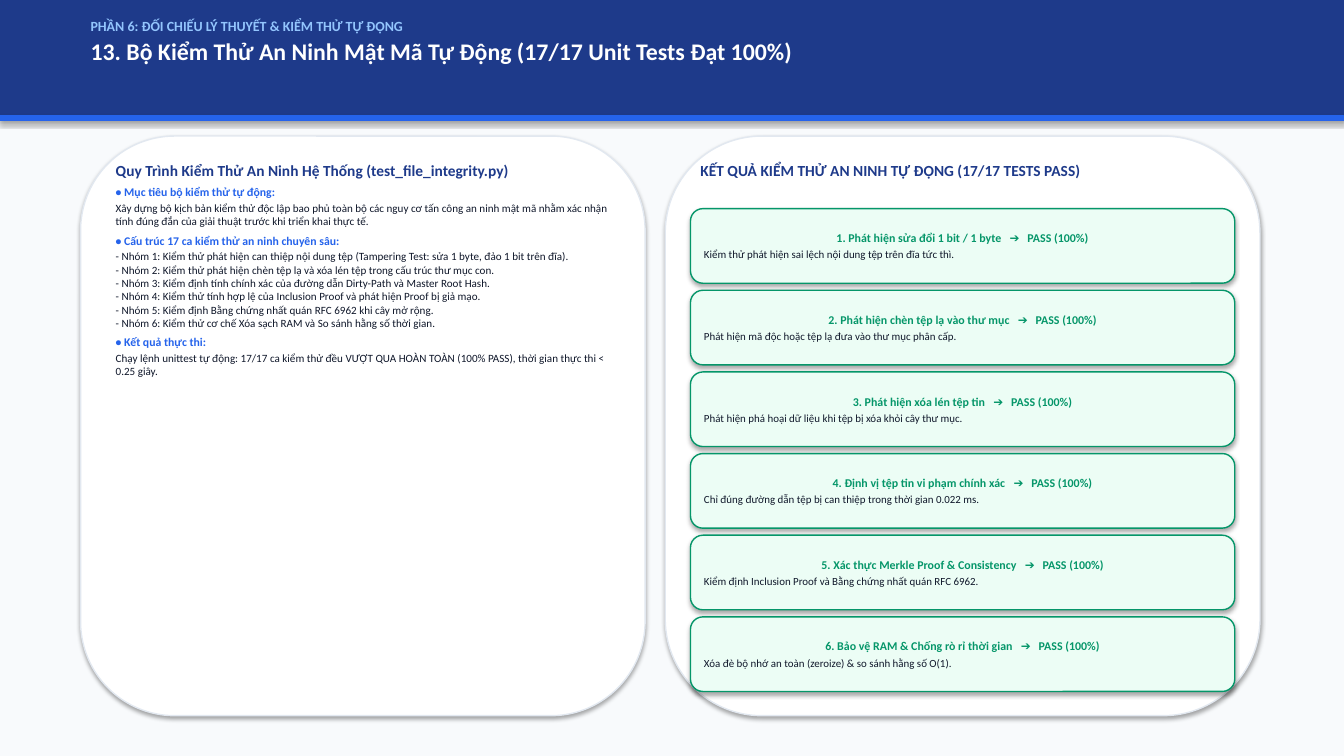
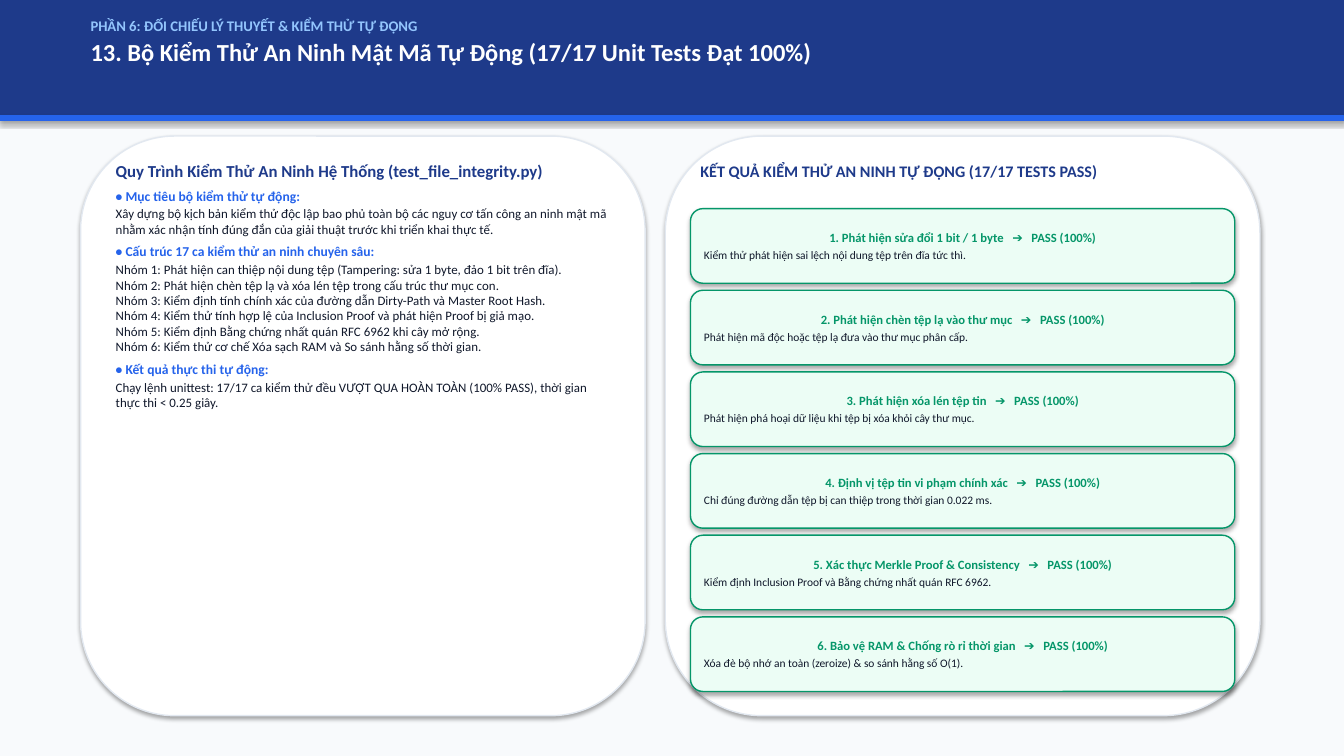
Before and after one commit to kietvo5924/ATBMHTTT_DT005_FileIntegrity, a slide deck: slide 14 of docs/Bao_Cao_Giua_Ky_DT05.pptx. Drawn at 1344x756 pixels with LibreOffice and Linux fonts; fonts in the diff are those of the drawing. Boxes give left, top, right and bottom in pixels: in the first picture for what was removed or moved away, otherwise in the second. Text is boxed around its words. In the diff, an @@ line names an element or a change of style, - is before the commit and + after.

Commit message:
style(slides,script): remove explicit grading point tags, enlarge font sizes, streamline bullet text, and integrate realistic terminal console logs

```diff
--- a/docs/Bao_Cao_Giua_Ky_DT05.pptx
+++ b/docs/Bao_Cao_Giua_Ky_DT05.pptx
@@ text "PHẦN 6: ĐỐI CHIẾU LÝ ..." at <box>91,19,811,66</box>: size 10 to 10.5 pt in "PHẦN 6: ĐỐI CHIẾU LÝ THUYẾT & ..."; size 17 to 17.5 pt in "13. Bộ Kiểm Thử An Ninh Mật ..." @@
@@ text at <box>116,164,606,258</box>: size 11 to 12 pt in "Quy Trình Kiểm Thử An Ninh Hệ ..."; size 8.4 to 9.7 pt in "• Mục tiêu bộ kiểm thử tự ...", "• Cấu trúc 17 ca kiểm thử ..."; size 7.9 to 9.2 pt in "Xây dựng bộ kịch bản kiểm thử ..." @@
@@ text "KẾT QUẢ KIỂM THỬ AN ..." at <box>700,164,1098,180</box>: size 11 to 11.5 pt @@
@@ rounded rectangle "1. Phát hiện sửa đổi ..." at <box>691,209,1235,283</box>: size 8.5 to 9 pt in "1. Phát hiện sửa đổi 1 bit ..."; size 7.8 to 8.2 pt in "Kiểm thử phát hiện sai lệch nội ..." @@
@@ text at <box>116,264,587,409</box>: text changed; size 7.9 to 9.2 pt @@
-- Nhóm 1: Kiểm thử phát hiện can thiệp nội dung tệp (Tampering Test: sửa 1 byte, đảo 1 bit trên đĩa).
-- Nhóm 2: Kiểm thử phát hiện chèn tệp lạ và xóa lén tệp trong cấu trúc thư mục con.
-- Nhóm 3: Kiểm định tính chính xác của đường dẫn Dirty-Path và Master Root Hash.
-- Nhóm 4: Kiểm thử tính hợp lệ của Inclusion Proof và phát hiện Proof bị giả mạo.
-- Nhóm 5: Kiểm định Bằng chứng nhất quán RFC 6962 khi cây mở rộng.
-- Nhóm 6: Kiểm thử cơ chế Xóa sạch RAM và So sánh hằng số thời gian.
-• Kết quả thực thi:
-Chạy lệnh unittest tự động: 17/17 ca kiểm thử đều VƯỢT QUA HOÀN TOÀN (100% PASS), thời gian thực thi < 0.25 giây.
+Nhóm 1: Phát hiện can thiệp nội dung tệp (Tampering: sửa 1 byte, đảo 1 bit trên đĩa).
+Nhóm 2: Phát hiện chèn tệp lạ và xóa lén tệp trong cấu trúc thư mục con.
+Nhóm 3: Kiểm định tính chính xác của đường dẫn Dirty-Path và Master Root Hash.
+Nhóm 4: Kiểm thử tính hợp lệ của Inclusion Proof và phát hiện Proof bị giả mạo.
+Nhóm 5: Kiểm định Bằng chứng nhất quán RFC 6962 khi cây mở rộng.
+Nhóm 6: Kiểm thử cơ chế Xóa sạch RAM và So sánh hằng số thời gian.
+• Kết quả thực thi tự động:
+Chạy lệnh unittest: 17/17 ca kiểm thử đều VƯỢT QUA HOÀN TOÀN (100% PASS), thời gian thực thi < 0.25 giây.
@@ rounded rectangle "2. Phát hiện chèn tệp ..." at <box>691,290,1235,365</box>: size 8.5 to 9 pt in "2. Phát hiện chèn tệp lạ vào ..."; size 7.8 to 8.2 pt in "Phát hiện mã độc hoặc tệp lạ ..." @@
@@ rounded rectangle "3. Phát hiện xóa lén ..." at <box>691,372,1235,447</box>: size 8.5 to 9 pt in "3. Phát hiện xóa lén tệp tin ..."; size 7.8 to 8.2 pt in "Phát hiện phá hoại dữ liệu khi ..." @@
@@ rounded rectangle "4. Định vị tệp tin ..." at <box>691,454,1235,528</box>: size 8.5 to 9 pt in "4. Định vị tệp tin vi phạm ..."; size 7.8 to 8.2 pt in "Chỉ đúng đường dẫn tệp bị can ..." @@
@@ rounded rectangle "5. Xác thực Merkle Proof ..." at <box>691,535,1235,610</box>: size 8.5 to 9 pt in "5. Xác thực Merkle Proof & Consistency ..."; size 7.8 to 8.2 pt in "Kiểm định Inclusion Proof và Bằng chứng ..." @@
@@ rounded rectangle "6. Bảo vệ RAM & ..." at <box>691,617,1235,692</box>: size 8.5 to 9 pt in "6. Bảo vệ RAM & Chống rò ..."; size 7.8 to 8.2 pt in "Xóa đè bộ nhớ an toàn (zeroize) ..." @@
```
Also in this commit, not shown: 15 other slides changed, 3 other files.
